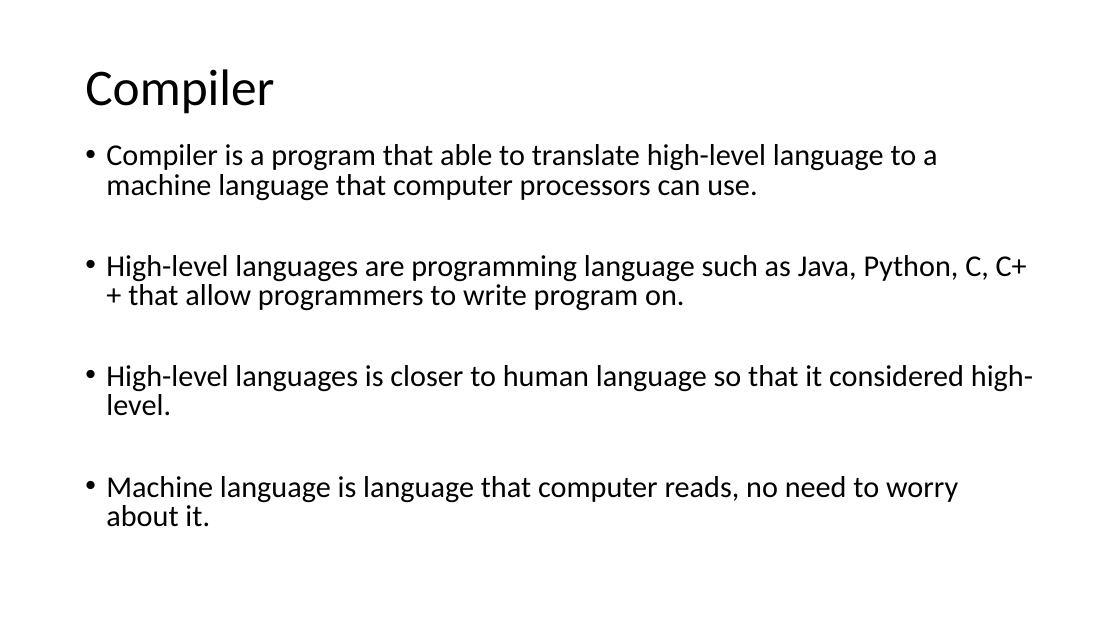
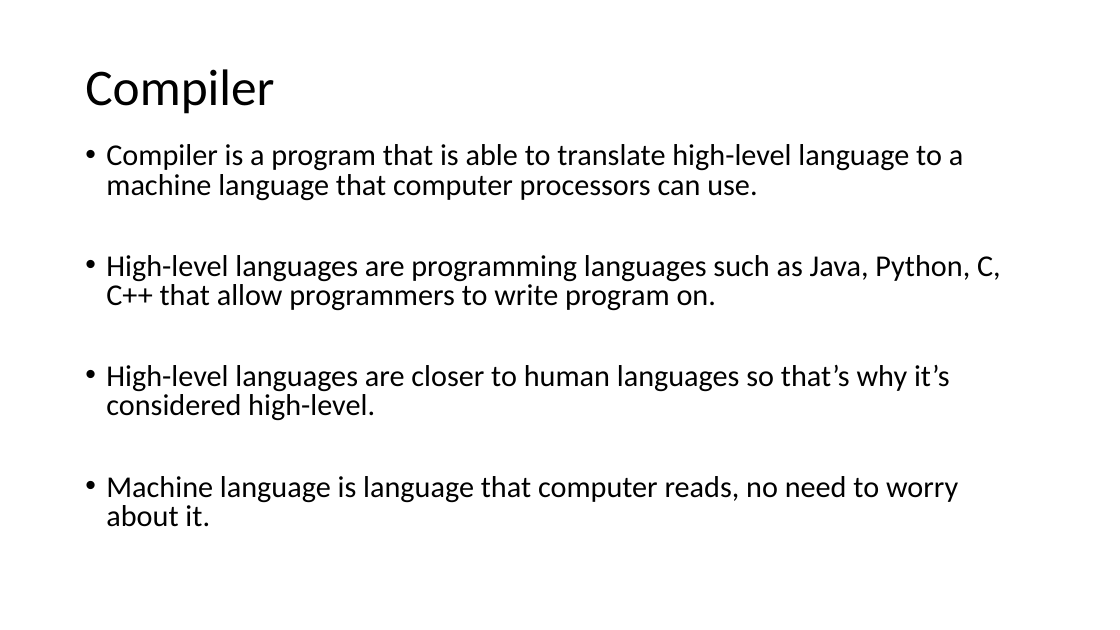
Before and after one commit to honching0316/SASE_WebApplication_Calculator, a slide deck: slide 3 of SASE_Technique_Workshop.pptx. Drawn at 1120x630 pixels with LibreOffice and Linux fonts; fonts in the diff are those of the drawing. Boxes give left, top, right and bottom in pixels: in the first picture for what was removed or moved away, otherwise in the second. Text is boxed around its words. In the diff, an @@ line names an element or a change of style, - is before the commit and + after.

Commit message:
2nd version ppt

```diff
--- a/SASE_Technique_Workshop.pptx
+++ b/SASE_Technique_Workshop.pptx
@@ text at box(106, 144, 1001, 421): text changed @@
-• Compiler is a program that able to translate high-level language to a machine language that computer processors can use.
-• High-level languages are programming language such as Java, Python, C, C++ that allow programmers to write program on.
-• High-level languages is closer to human language so that it considered high-level.
+• Compiler is a program that is able to translate high-level language to a machine language that computer processors can use.
+• High-level languages are programming languages such as Java, Python, C, C++ that allow programmers to write program on.
+• High-level languages are closer to human languages so that’s why it’s considered high-level.
```
Also in this commit, not shown: 11 other slides changed.
